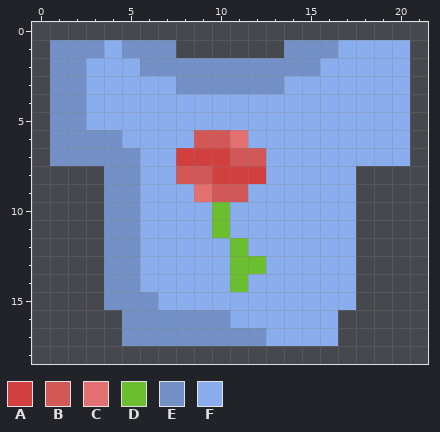
Edited in one commit: pixel-art file (Assets/Shirt Rose.aseprite). The picture above was drawn from the file before the commit.
22x19 pixels, 1 frame.
Palette (. is transparent): A #d23f3f  B #d25858  C #e37070  D #6abe30  E #7391c6  F #8aaeed
Pixels before, first column x 1:
 1 EEEFEEE......EEEFFFF
 2 EEFFFEEEEEEEEEEFFFFF
 3 EEFFFFFEEEEEEFFFFFFF
 4 EEFFFFFFFFFFFFFFFFFF
 5 EEFFFFFFFFFFFFFFFFFF
 6 EEEEFFFFBBCFFFFFFFFF
 7 EEEEEFFAAABBFFFFFFFF
 8 ...EEFFBBAAAFFFFF...
 9 ...EEFFFCBBFFFFFF...
10 ...EEFFFFDFFFFFFF...
11 ...EEFFFFDFFFFFFF...
12 ...EEFFFFFDFFFFFF...
13 ...EEFFFFFDDFFFFF...
14 ...EEFFFFFDFFFFFF...
15 ...EEEFFFFFFFFFFF...
16 ....EEEEEEFFFFFF....
17 ....EEEEEEEEFFFF....
New version:
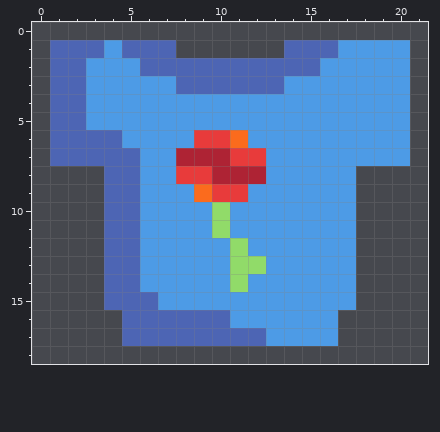
Edits made:
Colour A changes from #d23f3f to #ae2334.
Colour B changes from #d25858 to #e83b3b.
Colour C changes from #e37070 to #fb6b1d.
Colour D changes from #6abe30 to #91db69.
Colour E changes from #7391c6 to #4d65b4.
Colour F changes from #8aaeed to #4d9be6.
